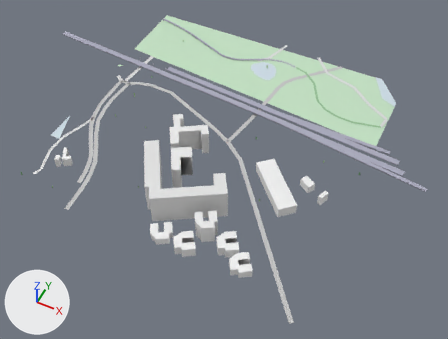
Before and after pictures for a commit that changed the glTF model white-model-six-districts/chunks/132_81_high.glb.
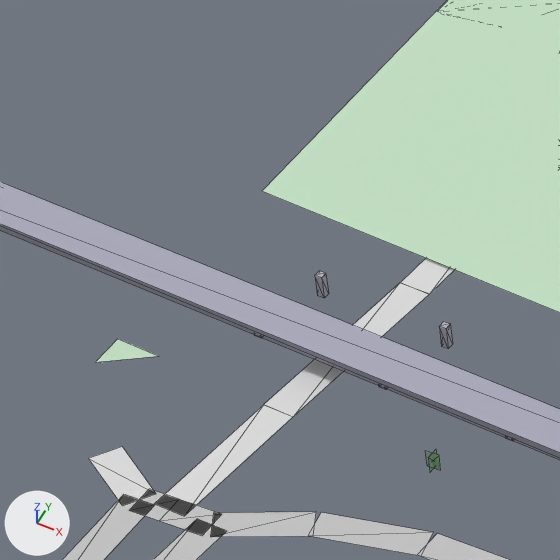
The first picture shows the older version from a camera (50 mm lens) standing at (6595.0, 9574.0, 730.0) and looking at (6284.0, 10196.0, -48.0). The close-ups show the older and then the newer version on the part from 24% to 37% of the width and 9% to 26% of the height of that picture. Only the edits that show in the close-ups are written down. The axes (+X, +Y, +Z) are drawn at lower left. The lights are the same throughout. The close-ups show mesh edges as thin lines. Vertices at exactly the same position are counted once.

The older version as bpy lines, for what is in view:
```python
me_mesh_0 = bpy.data.meshes.new('Mesh_0')
me_mesh_0.from_pydata(...)  # 1418 vertices, 1385 faces; spans x 5851.0..6600.0, y 9964.0..10516.0, z -16.0..39.0
me_mesh_0.materials.append(mat_material_0)
ob_mesh_0 = bpy.data.objects.new('Mesh_0', me_mesh_0)
ob_mesh_0.location = (0.0, 0.0, 0.0)
```
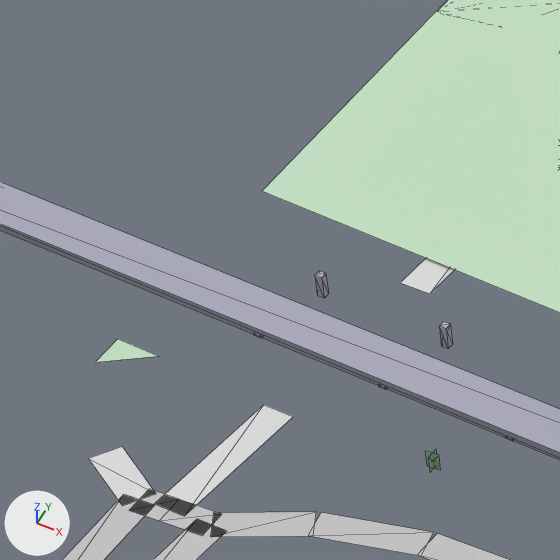
Pixel boxes [x1, y1, x2, y2] of what changed, in the close-ups (560 x 560 px):
part 1 of me_mesh_0, deleted: before [264, 283, 429, 416]

Diff of the bpy script that builds the scene:
```diff
--- a/white-model-six-districts/chunks/132_81_high.glb.py
+++ b/white-model-six-districts/chunks/132_81_high.glb.py
@@ me_mesh_0 @@
 # used by ob_mesh_0; location = (0.0, 0.0, 0.0)
-me_mesh_0.from_pydata(...)  # 1418 vertices, 1385 faces; spans x 5851.0..6600.0, y 9964.0..10516.0, z -16.0..39.0
+me_mesh_0.from_pydata(...)  # 1478 vertices, 1469 faces; spans x 5851.0..6600.0, y 9964.0..10516.0, z -16.0..39.0
+# me_mesh_0 part 1: the loose piece of 4 vertices spanning x 6036.0..6046.0, y 10316.0..10361.0, z -16.0 is deleted
+# other edits to the shape of me_mesh_0 do not show in these pictures
 me_mesh_0.materials.append(mat_material_0)
```
